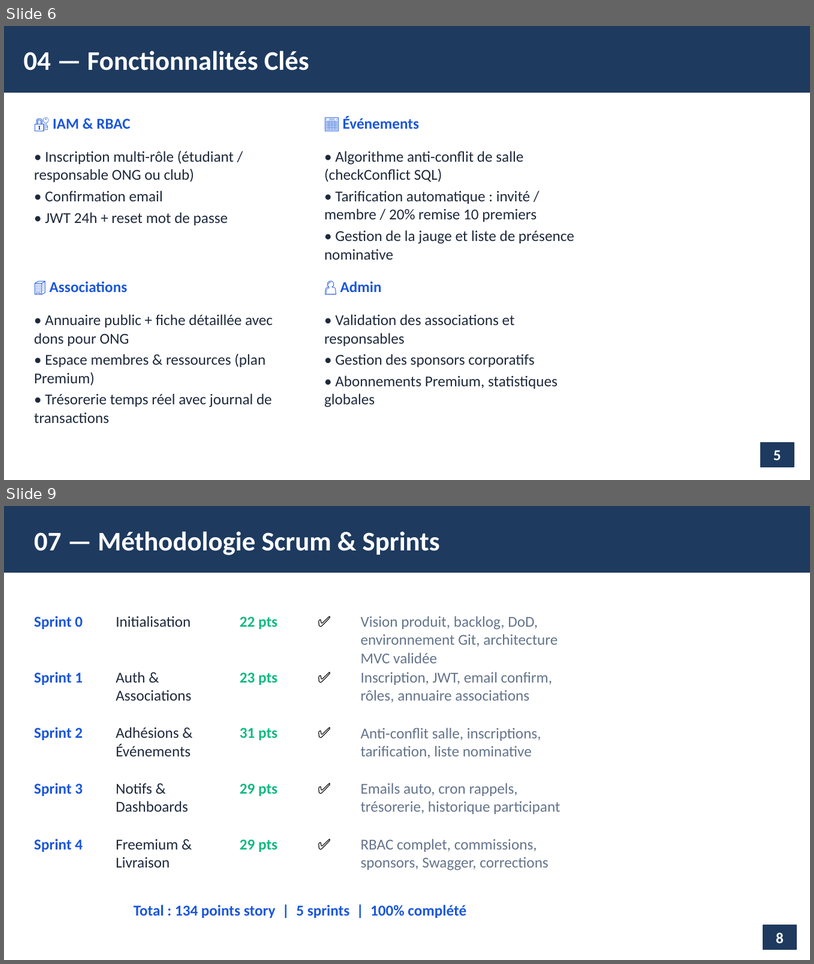
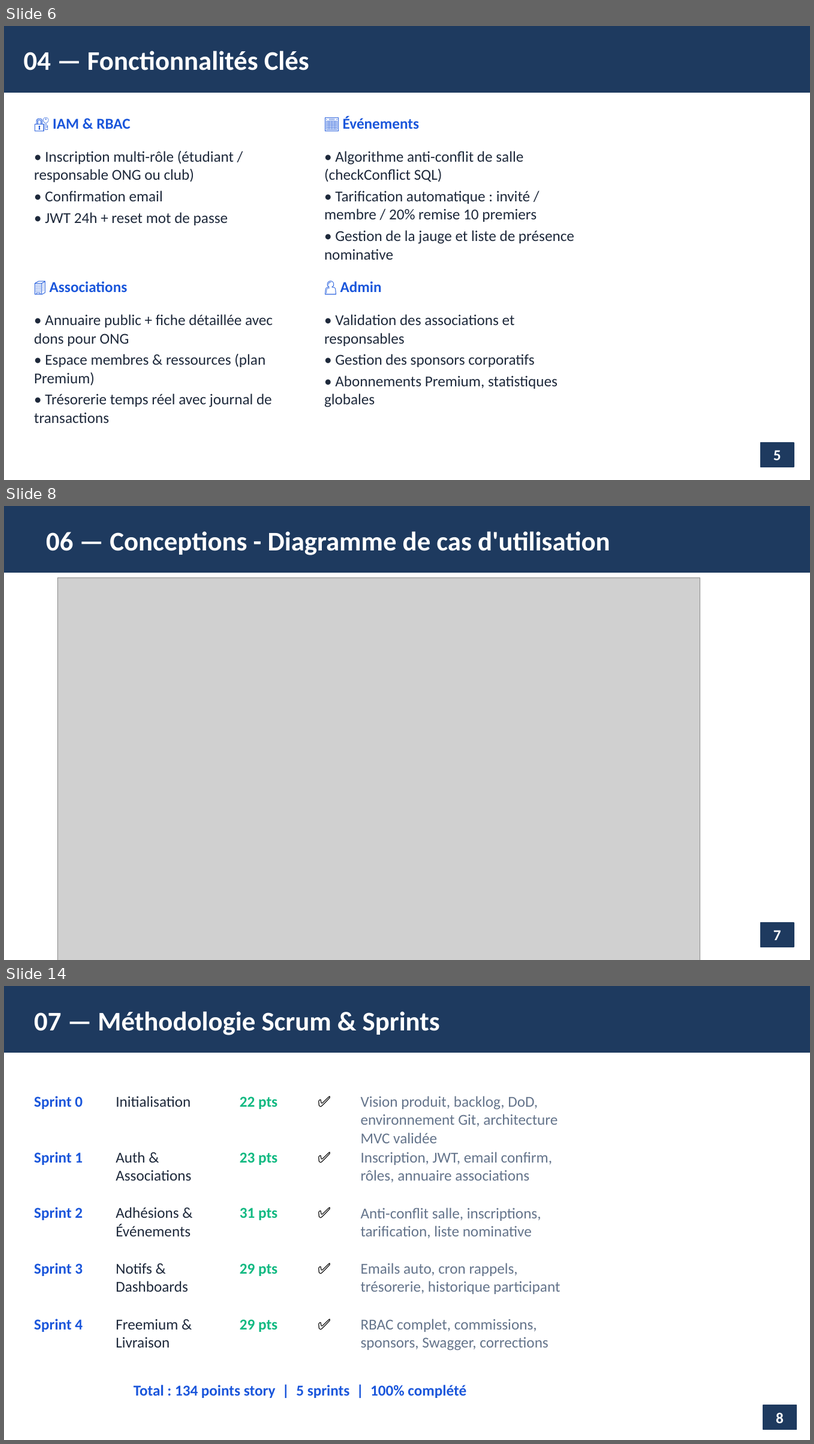
Before and after one commit to saleck24/CampusConnect, a slide deck: doc_campusconnect/CampusConnect_Presentation_Soutenance.pptx. Shown one above the other, each under a label of ours: slides 6 and 9 before the commit, slides 6, 8 and 14 after it; the slides between them are not shown. The pictures are 814x964 and 814x1444 pixels, drawn with LibreOffice and Linux fonts; fonts in the diff are those of the drawing; grey boxes stand for pictures. Boxes give left, top, right and bottom in pixels: in the first picture for what was removed or moved away, otherwise in the second. Text is boxed around its words. In the diff, an @@ line names an element or a change of style, - is before the commit and + after.

```diff
--- a/doc_campusconnect/CampusConnect_Presentation_Soutenance.pptx
+++ b/doc_campusconnect/CampusConnect_Presentation_Soutenance.pptx
@@ slide 8 added at [4,506,810,960], background #FFFFFF @@
@@ rectangle added at [4,506,810,573], fill #1E3A5F, outline #1E3A5F 1 pt @@
@@ text added at [46,531,611,555], 32 pt, text #FFFFFF, bold @@
+06 — Conceptions - Diagramme de cas d'utilisation
@@ picture added at [57,577,700,960] @@
@@ rectangle added at [761,922,795,946], fill #1E3A5F, outline #1E3A5F 1 pt, 18 pt, text #FFFFFF, bold @@
+7
@@ what was slide 9 is now slide 14 @@
```
Also in this commit, not shown: 1 slide changed, 4 other slides added, 2 other files.
